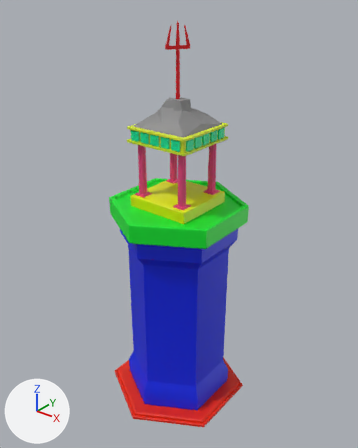
Renders of the FBX model Assets/RESOURCES/Models/ayuntamiento.fbx from each side of a commit.
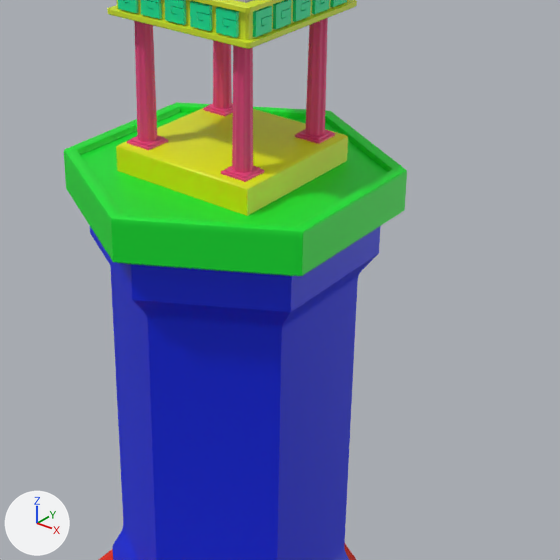
There are two pictures of each version: one whole from a camera (50 mm lens) standing at (6.96, -8.63, 10.39) and looking at (-0.01, 0.08, 4.99), one close up on the part from 23% to 87% of the width and 30% to 81% of the height. The axes (+X, +Y, +Z) are drawn at lower left. The lights are the same throughout. Where no turn or scale is listed for an object, it has been applied to the vertices.
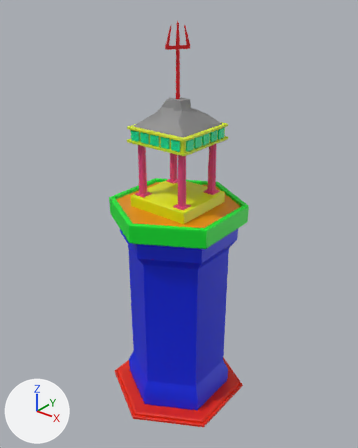
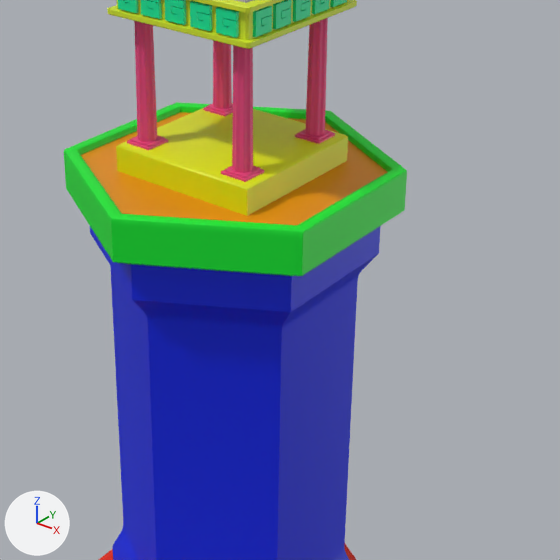
Scene script edits in JSON lines:
```json
{"op": "add", "block": "mat_sand", "code": ["mat_sand = principled_material('Sand')", "mat_sand.base_color = (0.8, 0.284, 0.0)  # orange #e79100"]}
{"block": "me_cylinder_006", "where": "me_cylinder_006.from_pydata(...)  # 116 vertices, 114 faces; spans x -1.49..1.48, y -1.69..1.74, z 0.14..5.63"}
{"block": "me_cylinder_006", "where": "# used by ob_cylinder_001; location = (0.0, 0.0, 0.0)"}
{"block": "me_cylinder_006", "change": "me_cylinder_006 part 1: the 1 face centred in x 0.0, y 0.02, z 5.56 switches from mat_tophexagon (green #00e72f) to mat_sand (orange #e79100)"}
{"op": "add", "block": "me_cylinder_006", "code": "me_cylinder_006.materials.append(mat_sand)  # orange #e79100"}
```

Where the change shows, as pixel boxes (x1, y1, x2, y2) in the close-ups (560 x 560 px):
```json
{"part": 1, "of": "me_cylinder_006", "change": "recoloured", "before": [81, 112, 387, 225], "after": [81, 112, 387, 225], "on screen": "green to orange"}
```
